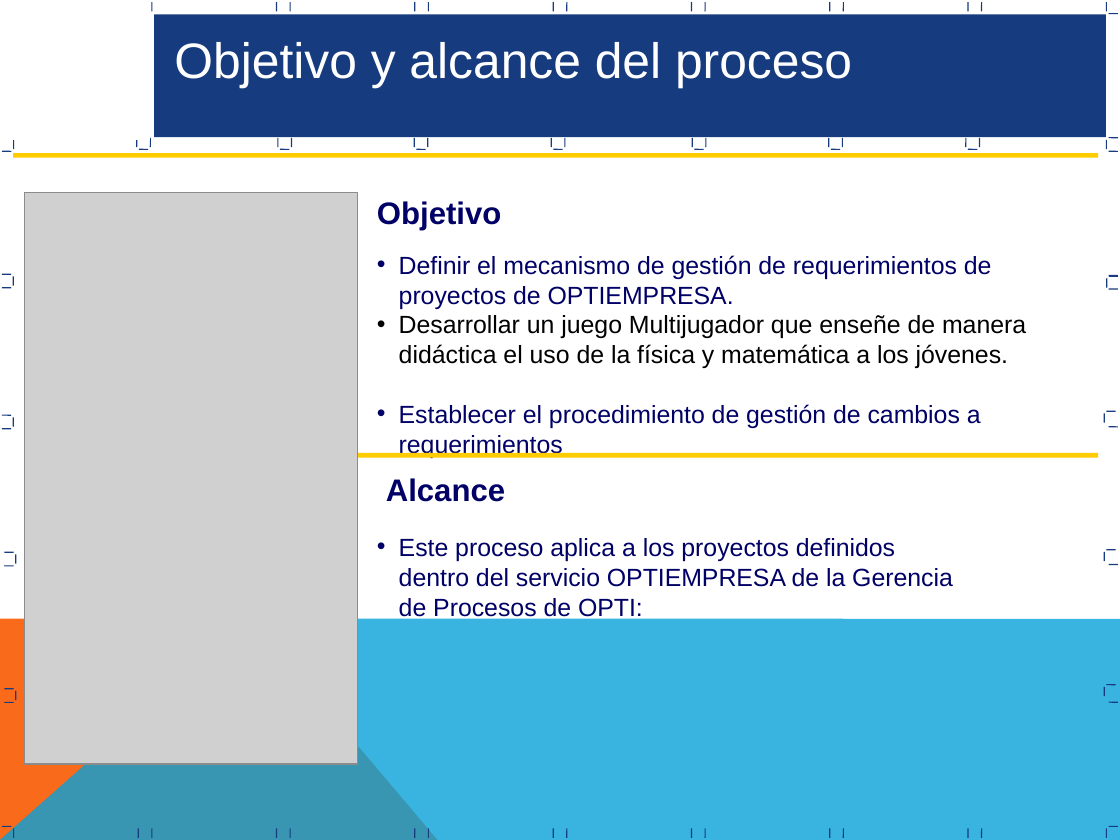
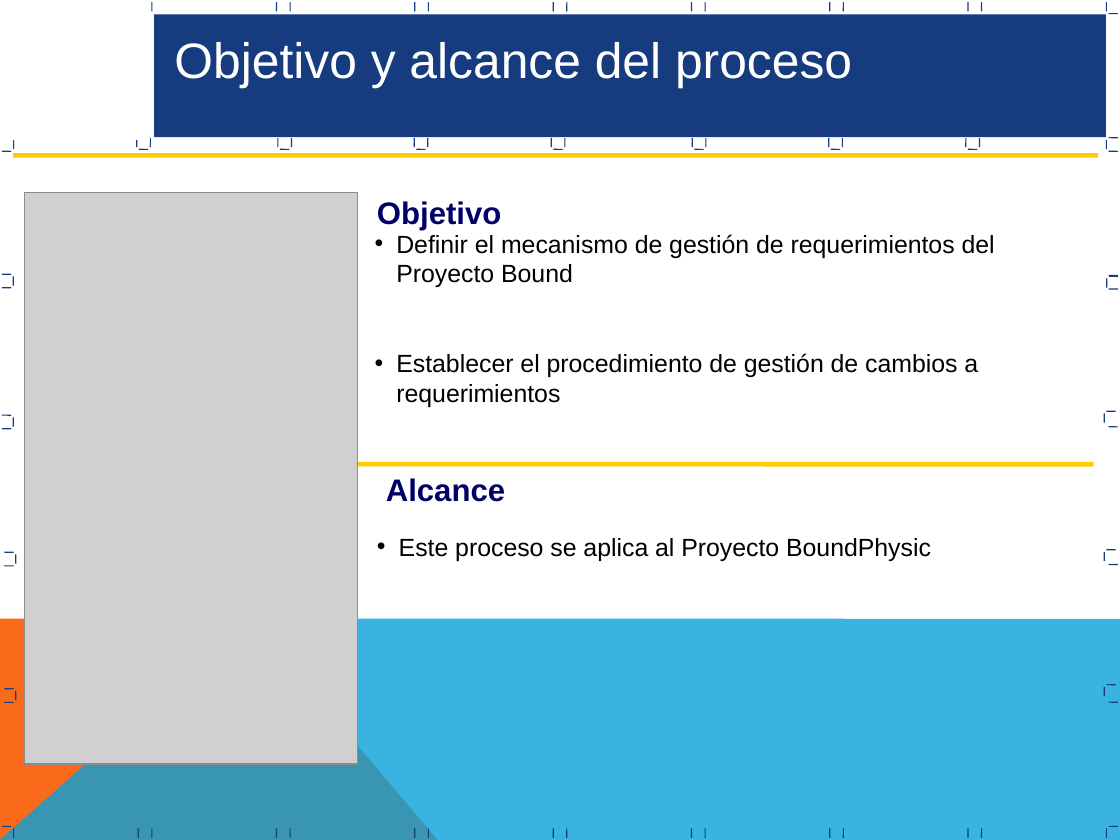
Before and after one commit to JMitac/Calculadora, a slide deck: slide 4 of Area de Proceso REQM/Proceso Gestion Requerimientos REQM.ppt. Drawn at 1120x840 pixels with LibreOffice and Linux fonts; fonts in the diff are those of the drawing; grey boxes stand for pictures. Boxes give left, top, right and bottom in pixels: in the first picture for what was removed or moved away, otherwise in the second. Text is boxed around its words. In the diff, an @@ line names an element or a change of style, - is before the commit and + after.

Commit message:
revisado procesogestion_requerimientosppt

```diff
--- a/Area de Proceso REQM/Proceso Gestion Requerimientos REQM.ppt
+++ b/Area de Proceso REQM/Proceso Gestion Requerimientos REQM.ppt
@@ text "Definir el mecanismo de gestión ...": place and size @@
-text "Definir el mecanismo de gestión ..." at <box>399,255,1026,458</box>
+text "Definir el mecanismo de gestión ..." at <box>396,234,995,407</box>
@@ text at <box>396,234,995,287</box>: text changed @@
-• Definir el mecanismo de gestión de requerimientos de proyectos de OPTIEMPRESA.
-• Desarrollar un juego Multijugador que enseñe de manera didáctica el uso de la física y matemática a los jóvenes.
+• Definir el mecanismo de gestión de requerimientos del Proyecto Bound
@@ text at <box>396,353,978,407</box>: text colour #000066 to #000000 in "Establecer el procedimiento de gestión de cambios ..."; bullet colour #000066 to #000000 @@
@@ line moved from (357, 455) - (1098, 455) to (353, 464) - (1093, 464) @@
@@ text at <box>399,538,931,561</box>: text changed; text colour #000066 to #000000 @@
-• Este proceso aplica a los proyectos definidos dentro del servicio OPTIEMPRESA de la Gerencia de Procesos de OPTI:
+• Este proceso se aplica al Proyecto BoundPhysic
```
Also in this commit, not shown: 2 other slides changed, 1 slide added.
